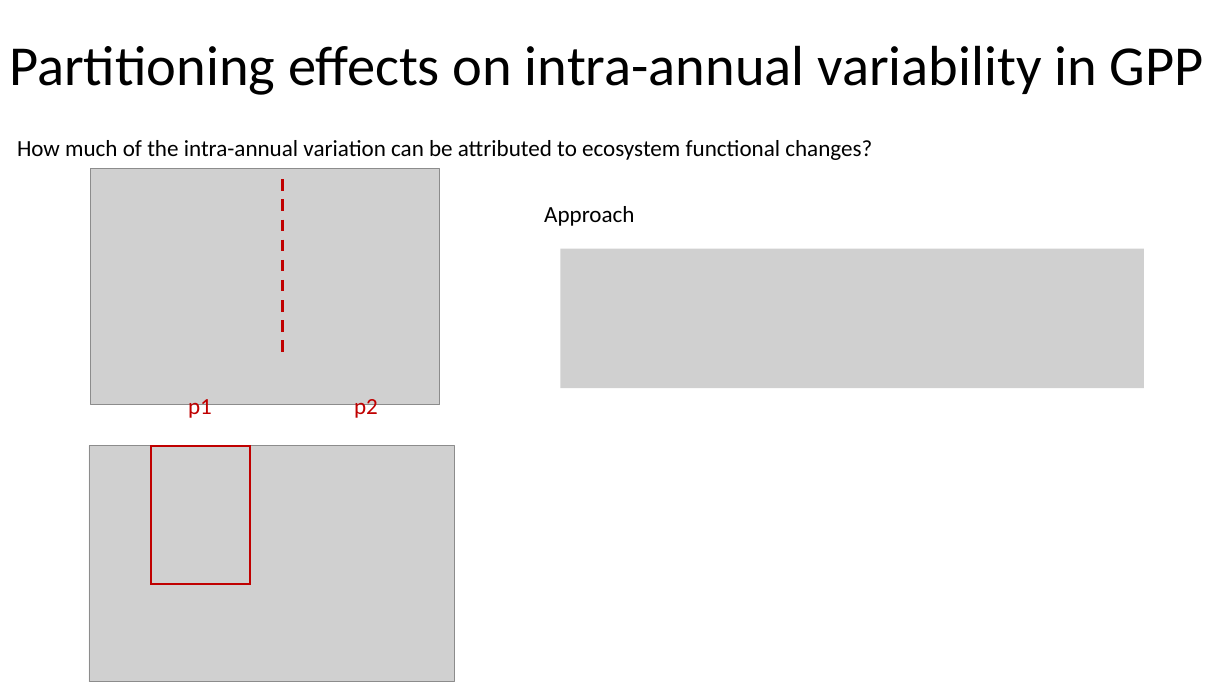
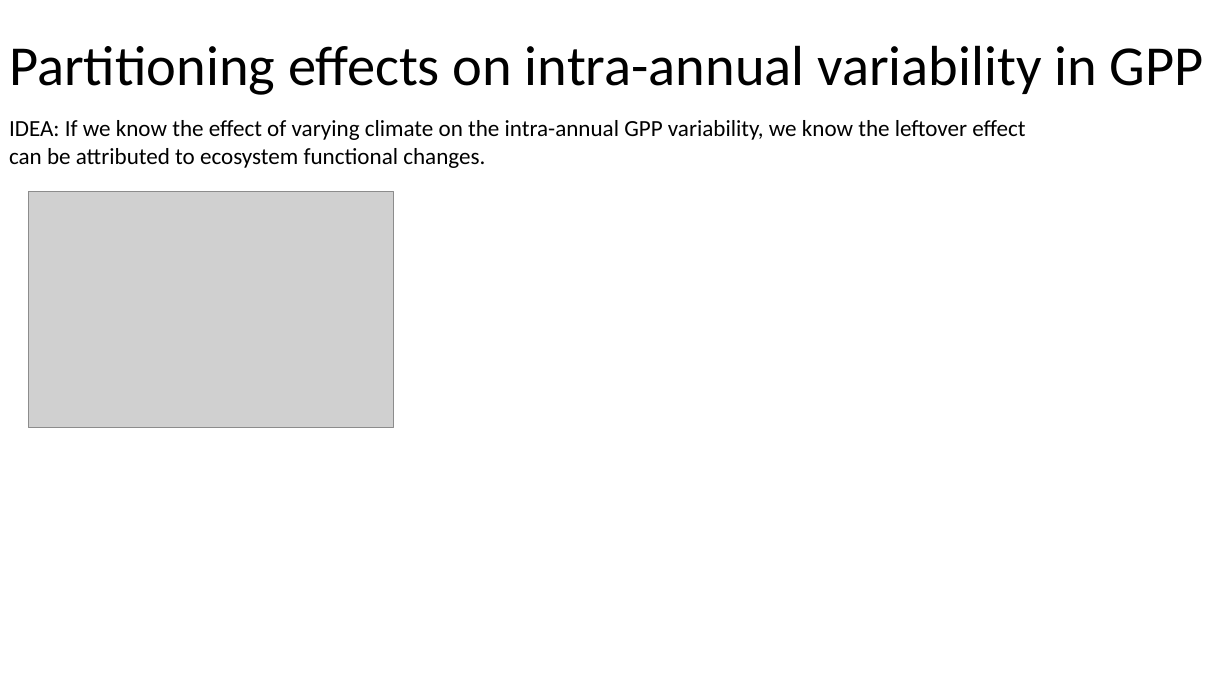
Before and after one commit to MWesselkamp/Intern_MPI_Jena, a slide deck: slide 12 of presentation/presi.pptx. Drawn at 1232x693 pixels with LibreOffice and Linux fonts; fonts in the diff are those of the drawing; grey boxes stand for pictures. Boxes give left, top, right and bottom in pixels: in the first picture for what was removed or moved away, otherwise in the second. Text is boxed around its words. In the diff, an @@ line names an element or a change of style, - is before the commit and + after.

```diff
--- a/presentation/presi.pptx
+++ b/presentation/presi.pptx
@@ text at [9, 120, 1025, 168]: text changed @@
-How much of the intra-annual variation can be attributed to ecosystem functional changes?
+IDEA: If we know the effect of varying climate on the intra-annual GPP variability, we know the leftover effect can be attributed to ecosystem functional changes.
@@ picture removed at [91, 168, 440, 405] @@
@@ line removed from (283, 179) to (283, 360) @@
@@ picture: place and size @@
-picture at [89, 445, 455, 682]
+picture at [28, 191, 394, 428]
@@ text removed at [544, 206, 634, 226] @@
-Approach
@@ picture removed at [560, 249, 1144, 388] @@
@@ text removed at [188, 399, 212, 421] @@
-p1
@@ text removed at [354, 399, 378, 421] @@
-p2
@@ rectangle removed at [151, 445, 250, 584] @@
```
Also in this commit, not shown: 7 other slides changed, 10 slides added, 6 slides removed, 6 other files.
